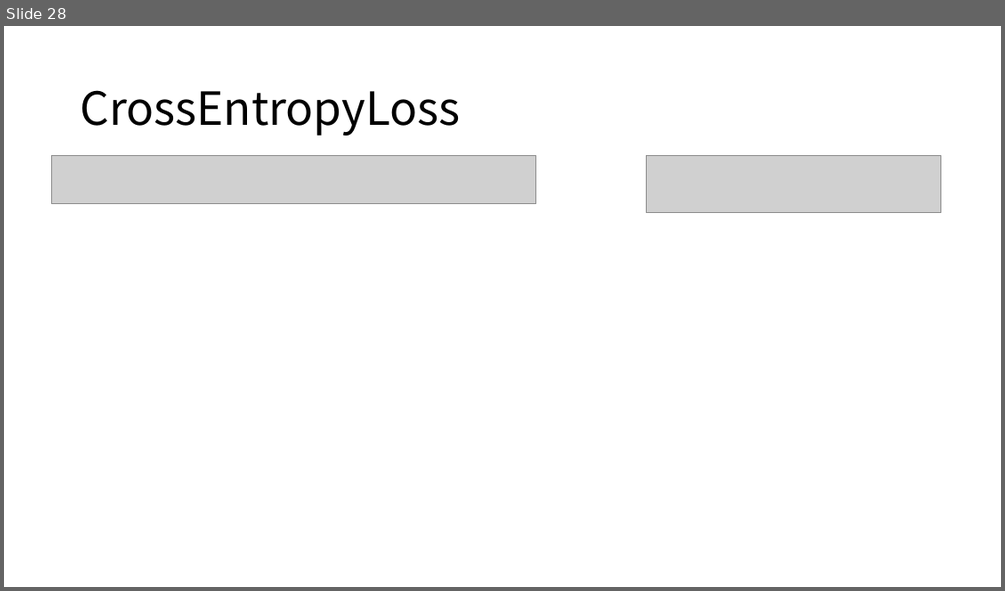
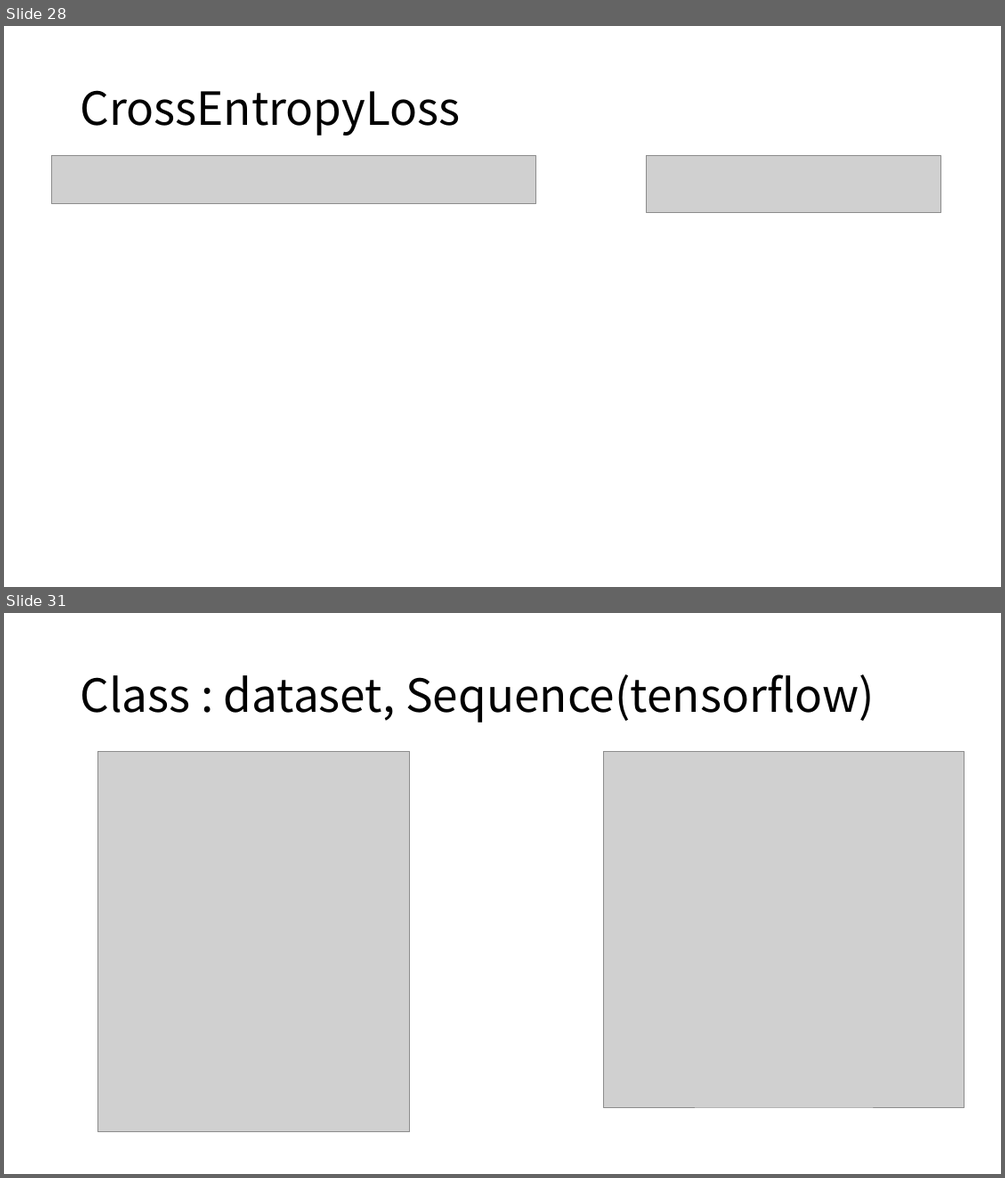
Before and after one commit to kimjh7669/DeepLearning_Practice, a slide deck: Tensorflow/TorchToKeras.pptx. Shown one above the other, each under a label of ours: slide 28 before the commit, slides 28 and 31 after it; the slides between them are not shown. The pictures are 1005x591 and 1005x1178 pixels, drawn with LibreOffice and Linux fonts; fonts in the diff are those of the drawing; grey boxes stand for pictures. Boxes give left, top, right and bottom in pixels: in the first picture for what was removed or moved away, otherwise in the second. Text is boxed around its words. In the diff, an @@ line names an element or a change of style, - is before the commit and + after.

```diff
--- a/Tensorflow/TorchToKeras.pptx
+++ b/Tensorflow/TorchToKeras.pptx
@@ slide 31 added at (4,613,1001,1174), background #FFFFFF @@
@@ title added at (80,674,874,722), 44 pt, text #000000 @@
+Class : dataset, Sequence(tensorflow)
@@ picture added at (97,751,409,1132) @@
@@ picture added at (604,751,964,1107) @@
```
Also in this commit, not shown: 4 other slides added, 8 other files.
